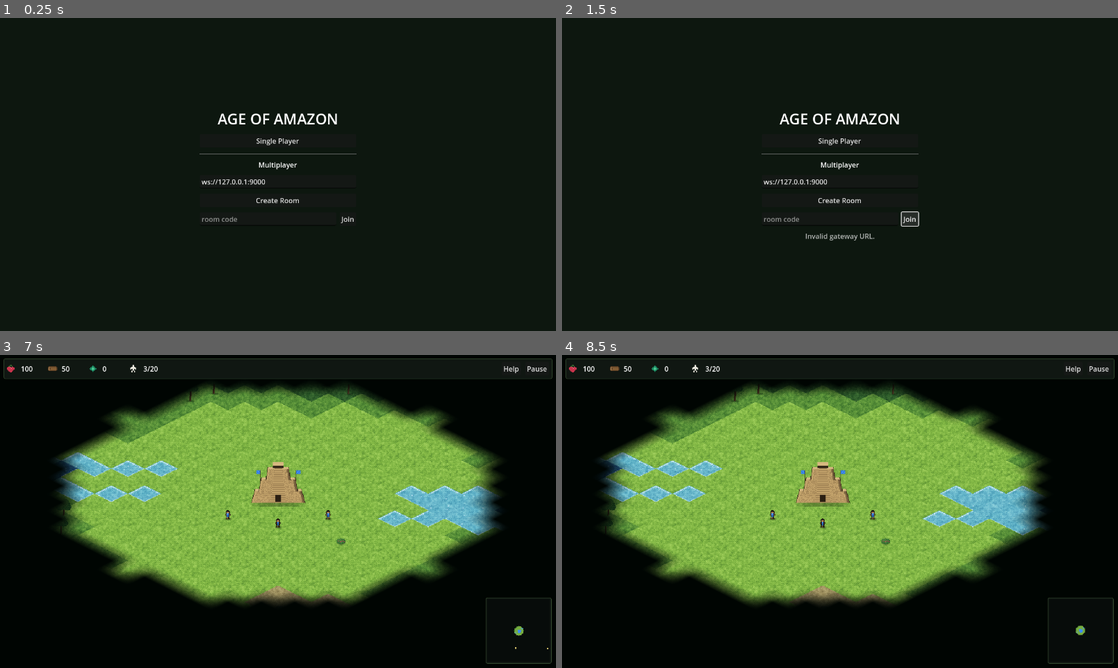
Above: before the commit, frames 1-4 (two rows, left to right).
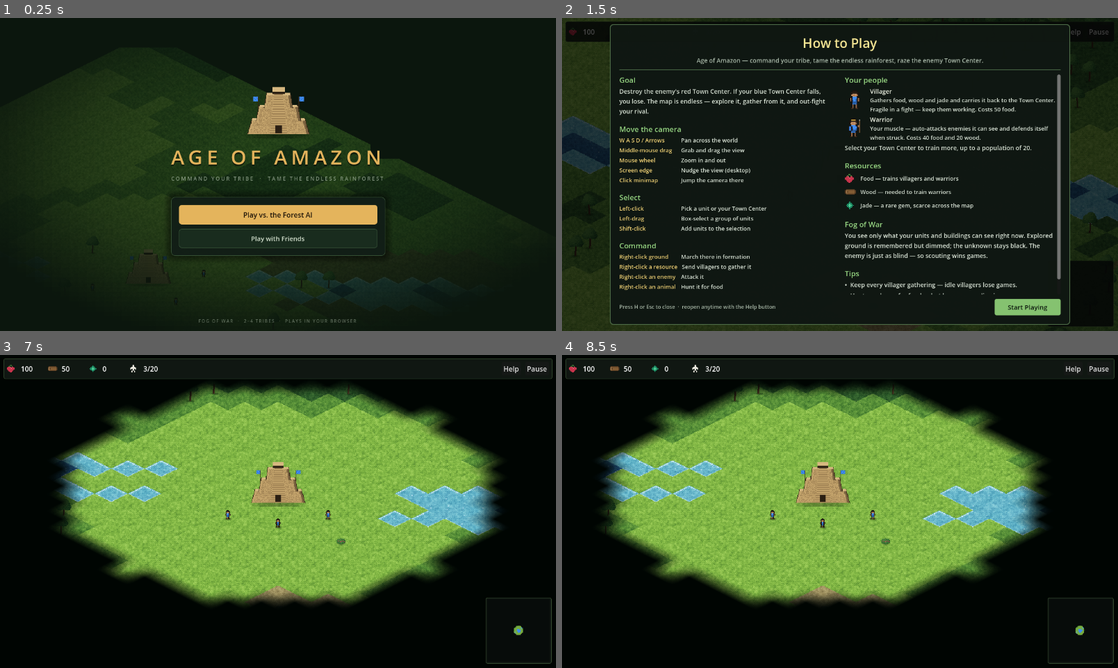
Above: after the commit, the same moments.

Repository: iagocavalcante/age-of-amazon
Game: Godot game, scene res://scenes/ui/MainMenu.tscn
The game is run twice, just before and just after one commit, with the same random seed, the same clock (stepped at 60 frames per second) and the same inputs.
Inputs (mouse positions are in pixels of both pictures, inside the frame that each line leads up to):
- Up to frame 1 (0.25 s): no input
- Up to frame 2 (1.5 s): click (840, 199) at 0.5 s, where only the run before the commit has a clickable "Create Room"; click (912, 218) at 1.25 s, where only the run before the commit has a clickable "Join"
- Up to frame 3 (7 s): click "Single Player" (after the commit: "Help") at 2 s; click "Start Playing" at 2.75 s; click "Help" at 3.5 s; click "Start Playing" at 4.25 s; click "Pause" at 5 s; click "Resume" at 5.75 s; tap Enter at 6.5 s; move the mouse to (400, 495) at 6.52 s; tap S (camera_down) at 6.6 s; click (400, 495) at 6.67 s
- Up to frame 4 (8.5 s): drag from (728, 527) to (812, 574) at 7.27 s; tap Space at 8 s; move the mouse to (895, 442) at 8.02 s; tap D (camera_right) at 8.1 s; click (895, 442) at 8.17 s

The runs differ from the first frame. In frame 1, 24% of the frame differs, in the area x 6-86%, y 12-98%; in frame 2, 17%; in frame 3, less than 0.1%; in frame 4, less than 0.1%.

Commit message:
feat: professional main menu
The backdrop IS the game: real WorldGen chunks rendered by TerrainArtist,
the gold pyramid with villagers and forest, drifting slowly under a radial
vignette. Pixel-crisp pyramid emblem over a letter-spaced gold title; the
in-game HUD's palette carries through cards, buttons, and inputs. The
multiplayer flow moves behind 'Play with Friends' with the server URL
tucked away as quiet plumbing; room-code flow and lobby restyled to match.
Flow logic (gateway, seats, rejoin) unchanged; harness skip path intact.

Diff:
--- a/scripts/ui/MainMenu.gd
+++ b/scripts/ui/MainMenu.gd
@@ -1,17 +1,37 @@
 # scripts/ui/MainMenu.gd
 extends Control
 
-# Entry scene: Single Player launches the classic offline game; Multiplayer
-# talks to the gateway (create/join room by code), then hands the match URL
-# to Main via Net.pending_match_url. Headless/server/harness runs skip the
-# menu entirely so every CLI workflow behaves exactly as before.
+# Entry screen. The backdrop is not artwork OF the game — it IS the game:
+# real WorldGen chunks rendered by TerrainArtist, the player's gold pyramid,
+# and a handful of villagers, drifting slowly behind the menu. All UI is
+# code-built in the same palette as the in-game HUD.
+#
+# Flow logic is unchanged from the first version: Single Player loads
+# Main.tscn offline; the friends flow talks to the Gateway (rooms by code)
+# and hands the match URL to Main via Net.pending_match_url. Headless /
+# server / harness runs skip the menu entirely.
 
 const MAIN_SCENE: String = "res://scenes/main/Main.tscn"
 const CONFIG_PATH: String = "res://server_config.json"
+const BACKDROP_SEED: int = 20260712
+
+# Palette (mirrors the in-game HUD, gold from the town center).
+const COLOR_BG: Color = Color("#0b160d")
+const COLOR_PANEL: Color = Color(0.07, 0.12, 0.09, 0.94)
+const COLOR_PANEL_BORDER: Color = Color(0.24, 0.36, 0.24, 0.9)
+const COLOR_GOLD: Color = Color("#e4b45c")
+const COLOR_GOLD_DARK: Color = Color("#211609")
+const COLOR_TEXT: Color = Color("#d8e4d2")
+const COLOR_TEXT_DIM: Color = Color(0.72, 0.78, 0.70, 0.65)
 
 var _gateway_url: String = "ws://127.0.0.1:9000"
 var _match_url_template: String = "ws://127.0.0.1:{port}"
 
+var _backdrop: Node2D
+var _drift_time: float = 0.0
+
+var _main_page: VBoxContainer
+var _friends_page: VBoxContainer
 var _status: Label
 var _url_edit: LineEdit
 var _code_edit: LineEdit
@@ -20,14 +40,13 @@
 var _start_button: Button
 var _connected: bool = false
 var _pending_action: Callable = Callable()
-var _my_slot: int = -1
-var _player_count: int = 0
 
 func _ready() -> void:
 	if _should_skip_menu(OS.get_cmdline_user_args()):
 		get_tree().change_scene_to_file.call_deferred(MAIN_SCENE)
 		return
 	_load_config()
+	_build_backdrop()
 	_build_ui()
 
 	Gateway.room_updated.connect(_on_room_updated)
@@ -35,13 +54,17 @@
 	Gateway.gateway_error.connect(_on_gateway_error)
 	multiplayer.connected_to_server.connect(_on_gateway_connected)
 	multiplayer.connection_failed.connect(
-		func() -> void: _set_status("Could not reach the gateway."))
+		func() -> void: _set_status("Could not reach the lobby server."))
 	multiplayer.server_disconnected.connect(_on_gateway_lost)
 
 	# Why the previous session ended (disconnect, refusal, ...).
 	if Net.last_status != "":
 		_set_status(Net.last_status)
 		Net.last_status = ""
+
+	# Dev affordance: open the friends page directly for layout review.
+	if "--show-friends" in OS.get_cmdline_user_args():
+		_show_friends(true)
 
 func _should_skip_menu(args: PackedStringArray) -> bool:
 	for arg: String in args:
@@ -58,99 +81,351 @@
 		_gateway_url = parsed.get("gateway_url", _gateway_url)
 		_match_url_template = parsed.get("match_url_template", _match_url_template)
 
+# --- Backdrop: a real slice of the game world ---
+
+func _process(delta: float) -> void:
+	if _backdrop == null:
+		return
+	_drift_time += delta
+	var vp: Vector2 = get_viewport_rect().size
+	# Anchored low-left so the backdrop pyramid keeps clear of the title.
+	_backdrop.position = vp / 2.0 + Vector2(-300, 210) + Vector2(
+		sin(_drift_time * 0.05) * 46.0, cos(_drift_time * 0.033) * 26.0)
+
+func _build_backdrop() -> void:
+	var bg: ColorRect = ColorRect.new()
+	bg.color = COLOR_BG
+	bg.set_anchors_preset(Control.PRESET_FULL_RECT)
+	add_child(bg)
+
+	_backdrop = Node2D.new()
+	_backdrop.modulate = Color(0.52, 0.58, 0.52)
+	add_child(_backdrop)
+
+	# Real terrain: a 3x3 block of chunks around the origin clearing.
+	var gen: WorldGen = WorldGen.new(BACKDROP_SEED)
+	var artist: TerrainArtist = TerrainArtist.new(BACKDROP_SEED)
+	for cy in range(-1, 2):
+		for cx in range(-1, 2):
+			var chunk: ChunkData = ChunkData.new(Vector2i(cx, cy), gen)
+			var rendered: Dictionary = artist.render_chunk(gen, chunk)
+			var ground: Sprite2D = Sprite2D.new()
+			ground.texture = rendered["ground"]
+			ground.centered = false
+			ground.position = rendered["origin"]
+			ground.texture_filter = CanvasItem.TEXTURE_FILTER_NEAREST
+			_backdrop.add_child(ground)
+
+	# The scene: a pyramid, its keepers, the forest edge.
+	_backdrop_sprite(AssetLibrary.get_town_center_texture(0),
+		Constants.grid_to_world(0, 0) + Vector2(0, -26.0))
+	var scatter: RandomNumberGenerator = RandomNumberGenerator.new()
+	scatter.seed = BACKDROP_SEED
+	for _i in range(14):
+		var cell: Vector2i = Vector2i(scatter.randi_range(-9, 9), scatter.randi_range(-7, 7))
+		if Vector2(cell).length() < 4.0:
+			continue
+		var tree: ImageTexture = AssetLibrary.tree_textures[
+			scatter.randi_range(0, AssetLibrary.tree_textures.size() - 1)]
+		_backdrop_sprite(tree,
+			Constants.grid_to_world(cell.x, cell.y) + Vector2(0, -tree.get_height() / 4.0))
+	for cell: Vector2i in [Vector2i(3, 1), Vector2i(-1, 3), Vector2i(2, -2)]:
+		var frames: Array = AssetLibrary.get_unit_frames(0, "villager")
+		_backdrop_sprite(frames[0],
+			Constants.grid_to_world(cell.x, cell.y) + Vector2(0, -8.0))
+
+	# Vignette: readable center column, world fading into the canopy dark.
+	var gradient: Gradient = Gradient.new()
+	gradient.colors = PackedColorArray([
+		Color(COLOR_BG, 0.25), Color(COLOR_BG, 0.62), Color(COLOR_BG, 1.0)])
+	gradient.offsets = PackedFloat32Array([0.0, 0.62, 1.0])
+	var radial: GradientTexture2D = GradientTexture2D.new()
+	radial.gradient = gradient
+	radial.fill = GradientTexture2D.FILL_RADIAL
+	radial.fill_from = Vector2(0.5, 0.45)
+	radial.fill_to = Vector2(0.5, 1.05)
+	var vignette: TextureRect = TextureRect.new()
+	vignette.texture = radial
+	vignette.set_anchors_preset(Control.PRESET_FULL_RECT)
+	vignette.stretch_mode = TextureRect.STRETCH_SCALE
+	vignette.mouse_filter = Control.MOUSE_FILTER_IGNORE
+	add_child(vignette)
+
+func _backdrop_sprite(texture: Texture2D, world_pos: Vector2) -> void:
+	var sprite: Sprite2D = Sprite2D.new()
+	sprite.texture = texture
+	sprite.position = world_pos
+	sprite.texture_filter = CanvasItem.TEXTURE_FILTER_NEAREST
+	_backdrop.add_child(sprite)
+
 # --- UI ---
 
 func _build_ui() -> void:
 	set_anchors_preset(Control.PRESET_FULL_RECT)
 
-	var bg: ColorRect = ColorRect.new()
-	bg.color = Color(0.05, 0.09, 0.06)
-	bg.set_anchors_preset(Control.PRESET_FULL_RECT)
-	add_child(bg)
-
-	var box: VBoxContainer = VBoxContainer.new()
-	box.set_anchors_preset(Control.PRESET_CENTER)
-	box.grow_horizontal = Control.GROW_DIRECTION_BOTH
-	box.grow_vertical = Control.GROW_DIRECTION_BOTH
-	box.add_theme_constant_override("separation", 12)
-	box.custom_minimum_size = Vector2(360, 0)
-	add_child(box)
+	var column: VBoxContainer = VBoxContainer.new()
+	column.set_anchors_preset(Control.PRESET_CENTER)
+	column.grow_horizontal = Control.GROW_DIRECTION_BOTH
+	column.grow_vertical = Control.GROW_DIRECTION_BOTH
+	column.add_theme_constant_override("separation", 10)
+	column.alignment = BoxContainer.ALIGNMENT_CENTER
+	add_child(column)
+
+	# Emblem: the gold pyramid itself, pixel-crisp.
+	var emblem: TextureRect = TextureRect.new()
+	emblem.texture = AssetLibrary.get_town_center_texture(0)
+	emblem.stretch_mode = TextureRect.STRETCH_KEEP_ASPECT_CENTERED
+	emblem.texture_filter = CanvasItem.TEXTURE_FILTER_NEAREST
+	emblem.custom_minimum_size = Vector2(0, 132)
+	column.add_child(emblem)
 
 	var title: Label = Label.new()
 	title.text = "AGE OF AMAZON"
 	title.horizontal_alignment = HORIZONTAL_ALIGNMENT_CENTER
-	title.add_theme_font_size_override("font_size", 34)
-	box.add_child(title)
-
-	var single: Button = Button.new()
-	single.text = "Single Player"
+	title.add_theme_font_override("font", _display_font(9))
+	title.add_theme_font_size_override("font_size", 46)
+	title.add_theme_color_override("font_color", COLOR_GOLD)
+	title.add_theme_color_override("font_shadow_color", Color(0, 0, 0, 0.55))
+	title.add_theme_constant_override("shadow_offset_x", 0)
+	title.add_theme_constant_override("shadow_offset_y", 3)
+	column.add_child(title)
+
+	var tagline: Label = Label.new()
+	tagline.text = "COMMAND YOUR TRIBE  ·  TAME THE ENDLESS RAINFOREST"
+	tagline.horizontal_alignment = HORIZONTAL_ALIGNMENT_CENTER
+	tagline.add_theme_font_override("font", _display_font(3))
+	tagline.add_theme_font_size_override("font_size", 12)
+	tagline.add_theme_color_override("font_color", COLOR_TEXT_DIM)
+	column.add_child(tagline)
+
+	column.add_child(_spacer(14))
+
+	var card: PanelContainer = PanelContainer.new()
+	var card_style: StyleBoxFlat = StyleBoxFlat.new()
+	card_style.bg_color = COLOR_PANEL
+	card_style.border_color = COLOR_PANEL_BORDER
+	card_style.set_border_width_all(1)
+	card_style.set_corner_radius_all(8)
+	card_style.set_content_margin_all(18)
+	card_style.shadow_color = Color(0, 0, 0, 0.45)
+	card_style.shadow_size = 18
+	card.add_theme_stylebox_override("panel", card_style)
+	card.custom_minimum_size = Vector2(400, 0)
+	column.add_child(card)
+
+	var pages: VBoxContainer = VBoxContainer.new()
+	card.add_child(pages)
+
+	_main_page = VBoxContainer.new()
+	_main_page.add_theme_constant_override("separation", 10)
+	pages.add_child(_main_page)
+
+	var single: Button = _primary_button("Play vs. the Forest AI")
 	single.pressed.connect(func() -> void: get_tree().change_scene_to_file(MAIN_SCENE))
-	box.add_child(single)
-
-	# A live seat from a previous session (e.g. before a page refresh).
+	_main_page.add_child(single)
+
+	var friends: Button = _secondary_button("Play with Friends")
+	friends.pressed.connect(func() -> void: _show_friends(true))
+	_main_page.add_child(friends)
+
 	var seat: Dictionary = Net.load_seat()
 	if not seat.is_empty():
-		var rejoin: Button = Button.new()
-		rejoin.text = "Rejoin Last Match"
+		var rejoin: Button = _secondary_button("Rejoin Last Match")
 		rejoin.pressed.connect(func() -> void:
 			Net.pending_match_url = seat["url"]
 			Net.pending_token = seat["token"]
 			get_tree().change_scene_to_file(MAIN_SCENE))
-		box.add_child(rejoin)
-
-	box.add_child(HSeparator.new())
-
-	var mp_label: Label = Label.new()
-	mp_label.text = "Multiplayer"
-	mp_label.horizontal_alignment = HORIZONTAL_ALIGNMENT_CENTER
-	box.add_child(mp_label)
-
-	_url_edit = LineEdit.new()
-	_url_edit.text = _gateway_url
-	_url_edit.placeholder_text = "gateway url"
-	box.add_child(_url_edit)
-
-	var create: Button = Button.new()
-	create.text = "Create Room"
+		_main_page.add_child(rejoin)
+
+	_build_friends_page(pages)
+
+	_status = Label.new()
+	_status.horizontal_alignment = HORIZONTAL_ALIGNMENT_CENTER
+	_status.add_theme_font_size_override("font_size", 13)
+	_status.add_theme_color_override("font_color", COLOR_TEXT_DIM)
+	column.add_child(_status)
+
+	var footer: Label = Label.new()
+	footer.text = "FOG OF WAR  ·  2–4 TRIBES  ·  PLAYS IN YOUR BROWSER"
+	footer.horizontal_alignment = HORIZONTAL_ALIGNMENT_CENTER
+	footer.add_theme_font_override("font", _display_font(2))
+	footer.add_theme_font_size_override("font_size", 10)
+	footer.add_theme_color_override("font_color", Color(COLOR_TEXT_DIM, 0.45))
+	footer.set_anchors_preset(Control.PRESET_CENTER_BOTTOM)
+	footer.grow_horizontal = Control.GROW_DIRECTION_BOTH
+	footer.grow_vertical = Control.GROW_DIRECTION_BEGIN
+	footer.offset_bottom = -16
+	add_child(footer)
+
+func _build_friends_page(parent: Control) -> void:
+	_friends_page = VBoxContainer.new()
+	_friends_page.add_theme_constant_override("separation", 10)
+	_friends_page.visible = false
+	parent.add_child(_friends_page)
+
+	var back_row: HBoxContainer = HBoxContainer.new()
+	_friends_page.add_child(back_row)
+	var back: Button = _text_button("‹ Back")
+	back.pressed.connect(func() -> void: _show_friends(false))
+	back_row.add_child(back)
+	var heading: Label = Label.new()
+	heading.text = "PLAY WITH FRIENDS"
+	heading.size_flags_horizontal = Control.SIZE_EXPAND_FILL
+	heading.horizontal_alignment = HORIZONTAL_ALIGNMENT_CENTER
+	heading.add_theme_font_override("font", _display_font(3))
+	heading.add_theme_font_size_override("font_size", 13)
+	heading.add_theme_color_override("font_color", COLOR_TEXT)
+	back_row.add_child(heading)
+	back_row.add_child(_spacer_h(52))
+
+	var create: Button = _primary_button("Create a Room")
 	create.pressed.connect(func() -> void: _gateway_action(Gateway.create_room))
-	box.add_child(create)
+	_friends_page.add_child(create)
+
+	var divider: Label = Label.new()
+	divider.text = "— or join with a code —"
+	divider.horizontal_alignment = HORIZONTAL_ALIGNMENT_CENTER
+	divider.add_theme_font_size_override("font_size", 12)
+	divider.add_theme_color_override("font_color", COLOR_TEXT_DIM)
+	_friends_page.add_child(divider)
 
 	var join_row: HBoxContainer = HBoxContainer.new()
 	join_row.add_theme_constant_override("separation", 8)
-	box.add_child(join_row)
+	_friends_page.add_child(join_row)
 	_code_edit = LineEdit.new()
-	_code_edit.placeholder_text = "room code"
+	_code_edit.placeholder_text = "ROOM CODE"
 	_code_edit.max_length = 4
+	_code_edit.alignment = HORIZONTAL_ALIGNMENT_CENTER
 	_code_edit.size_flags_horizontal = Control.SIZE_EXPAND_FILL
+	_style_input(_code_edit)
 	join_row.add_child(_code_edit)
-	var join: Button = Button.new()
-	join.text = "Join"
+	var join: Button = _secondary_button("Join")
 	join.pressed.connect(func() -> void:
 		var code: String = _code_edit.text
 		_gateway_action(func() -> void: Gateway.join_room(code)))
 	join_row.add_child(join)
 
 	_lobby_panel = PanelContainer.new()
+	var lobby_style: StyleBoxFlat = StyleBoxFlat.new()
+	lobby_style.bg_color = Color(0.05, 0.09, 0.06, 0.85)
+	lobby_style.border_color = COLOR_GOLD
+	lobby_style.set_border_width_all(1)
+	lobby_style.set_corner_radius_all(6)
+	lobby_style.set_content_margin_all(12)
+	_lobby_panel.add_theme_stylebox_override("panel", lobby_style)
 	_lobby_panel.visible = false
-	box.add_child(_lobby_panel)
+	_friends_page.add_child(_lobby_panel)
 	var lobby_box: VBoxContainer = VBoxContainer.new()
 	lobby_box.add_theme_constant_override("separation", 8)
 	_lobby_panel.add_child(lobby_box)
 	_lobby_label = Label.new()
 	_lobby_label.horizontal_alignment = HORIZONTAL_ALIGNMENT_CENTER
+	_lobby_label.add_theme_font_override("font", _display_font(2))
+	_lobby_label.add_theme_font_size_override("font_size", 15)
+	_lobby_label.add_theme_color_override("font_color", COLOR_GOLD)
 	lobby_box.add_child(_lobby_label)
-	_start_button = Button.new()
-	_start_button.text = "Start Match"
+	_start_button = _primary_button("Start Match")
 	_start_button.visible = false
 	_start_button.pressed.connect(func() -> void: Gateway.start_match())
 	lobby_box.add_child(_start_button)
 
-	_status = Label.new()
-	_status.horizontal_alignment = HORIZONTAL_ALIGNMENT_CENTER
-	_status.modulate = Color(1, 1, 1, 0.7)
-	box.add_child(_status)
-
-# --- Gateway flow ---
+	# The plumbing, tucked away where players never need it.
+	var server_row: HBoxContainer = HBoxContainer.new()
+	server_row.add_theme_constant_override("separation", 8)
+	_friends_page.add_child(server_row)
+	var server_label: Label = Label.new()
+	server_label.text = "server"
+	server_label.add_theme_font_size_override("font_size", 11)
+	server_label.add_theme_color_override("font_color", Color(COLOR_TEXT_DIM, 0.4))
+	server_row.add_child(server_label)
+	_url_edit = LineEdit.new()
+	_url_edit.text = _gateway_url
+	_url_edit.size_flags_horizontal = Control.SIZE_EXPAND_FILL
+	_url_edit.add_theme_font_size_override("font_size", 11)
+	_style_input(_url_edit)
+	_url_edit.modulate = Color(1, 1, 1, 0.45)
+	server_row.add_child(_url_edit)
+
+func _show_friends(show_friends: bool) -> void:
+	_friends_page.visible = show_friends
+	_main_page.visible = not show_friends
+	_set_status("")
+
+# --- Style helpers ---
+
+func _display_font(tracking: int) -> FontVariation:
+	var font: FontVariation = FontVariation.new()
+	font.base_font = ThemeDB.fallback_font
+	font.spacing_glyph = tracking
+	return font
+
+func _spacer(height: float) -> Control:
+	var spacer: Control = Control.new()
+	spacer.custom_minimum_size = Vector2(0, height)
+	return spacer
+
+func _spacer_h(width: float) -> Control:
+	var spacer: Control = Control.new()
+	spacer.custom_minimum_size = Vector2(width, 0)
+	return spacer
+
+func _flat_style(bg: Color, border: Color, radius: int = 6) -> StyleBoxFlat:
+	var style: StyleBoxFlat = StyleBoxFlat.new()
+	style.bg_color = bg
+	style.border_color = border
+	style.set_border_width_all(1)
+	style.set_corner_radius_all(radius)
+	style.content_margin_left = 16
+	style.content_margin_right = 16
+	style.content_margin_top = 11
+	style.content_margin_bottom = 11
+	return style
+
+func _primary_button(text: String) -> Button:
+	var button: Button = Button.new()
+	button.text = text
+	button.focus_mode = Control.FOCUS_NONE
+	button.add_theme_stylebox_override("normal", _flat_style(COLOR_GOLD, COLOR_GOLD))
+	button.add_theme_stylebox_override("hover",
+		_flat_style(COLOR_GOLD.lightened(0.12), COLOR_GOLD.lightened(0.2)))
+	button.add_theme_stylebox_override("pressed",
+		_flat_style(COLOR_GOLD.darkened(0.15), COLOR_GOLD.darkened(0.1)))
+	for state: String in ["font_color", "font_hover_color", "font_pressed_color"]:
+		button.add_theme_color_override(state, COLOR_GOLD_DARK)
+	button.add_theme_font_size_override("font_size", 16)
+	return button
+
+func _secondary_button(text: String) -> Button:
+	var button: Button = Button.new()
+	button.text = text
+	button.focus_mode = Control.FOCUS_NONE
+	var base: Color = Color(0.10, 0.18, 0.12, 0.9)
+	button.add_theme_stylebox_override("normal", _flat_style(base, COLOR_PANEL_BORDER))
+	button.add_theme_stylebox_override("hover", _flat_style(base.lightened(0.06), COLOR_GOLD))
+	button.add_theme_stylebox_override("pressed", _flat_style(base.darkened(0.2), COLOR_GOLD))
+	button.add_theme_color_override("font_color", COLOR_TEXT)
+	button.add_theme_color_override("font_hover_color", Color.WHITE)
+	button.add_theme_font_size_override("font_size", 15)
+	return button
+
+func _text_button(text: String) -> Button:
+	var button: Button = Button.new()
+	button.text = text
+	button.flat = true
+	button.focus_mode = Control.FOCUS_NONE
+	button.add_theme_color_override("font_color", COLOR_TEXT_DIM)
+	button.add_theme_color_override("font_hover_color", COLOR_TEXT)
+	button.add_theme_font_size_override("font_size", 13)
+	return button
+
+func _style_input(edit: LineEdit) -> void:
+	edit.add_theme_stylebox_override("normal",
+		_flat_style(Color(0.04, 0.08, 0.05, 0.9), COLOR_PANEL_BORDER))
+	edit.add_theme_stylebox_override("focus",
+		_flat_style(Color(0.04, 0.08, 0.05, 0.95), COLOR_GOLD))
+	edit.add_theme_color_override("font_color", COLOR_TEXT)
+
+# --- Gateway flow (unchanged behavior) ---
 
 # Connect lazily on the first action; queue the action until connected.
 func _gateway_action(action: Callable) -> void:
@@ -158,9 +433,9 @@
 		action.call()
 		return
 	_pending_action = action
-	_set_status("Connecting to gateway…")
+	_set_status("Connecting…")
 	if Gateway.connect_to_gateway(_url_edit.text.strip_edges()) != OK:
-		_set_status("Invalid gateway URL.")
+		_set_status("That server address doesn't look right.")
 
 func _on_gateway_connected() -> void:
 	_connected = true
@@ -169,13 +444,15 @@
 		_pending_action = Callable()
 
 func _on_room_updated(code: String, player_count: int, my_slot: int) -> void:
-	_my_slot = my_slot
-	_player_count = player_count
 	_lobby_panel.visible = true
-	_lobby_label.text = "Room %s — %d/%d players" % [code, player_count, Gateway.MAX_PLAYERS]
+	_lobby_label.text = "ROOM %s  —  %d/%d PLAYERS" % [code, player_count, Gateway.MAX_PLAYERS]
 	_start_button.visible = my_slot == 0
 	_start_button.disabled = player_count < Gateway.MIN_PLAYERS
-	_set_status("Waiting for players…" if my_slot == 0 else "Waiting for the host to start…")
+	if my_slot == 0:
+		_set_status("Share the code — the match starts when you do."
+			if player_count >= Gateway.MIN_PLAYERS else "Share the code with a friend.")
+	else:
+		_set_status("Waiting for the host to start…")
 
 func _on_match_ready(port: int, token: String) -> void:
 	Net.pending_match_url = _match_url_template.replace("{port}", str(port))
@@ -189,7 +466,7 @@
 func _on_gateway_lost() -> void:
 	_connected = false
 	_lobby_panel.visible = false
-	_set_status("Lost connection to the gateway.")
+	_set_status("Lost the lobby connection.")
 
 func _set_status(text: String) -> void:
 	_status.text = text
